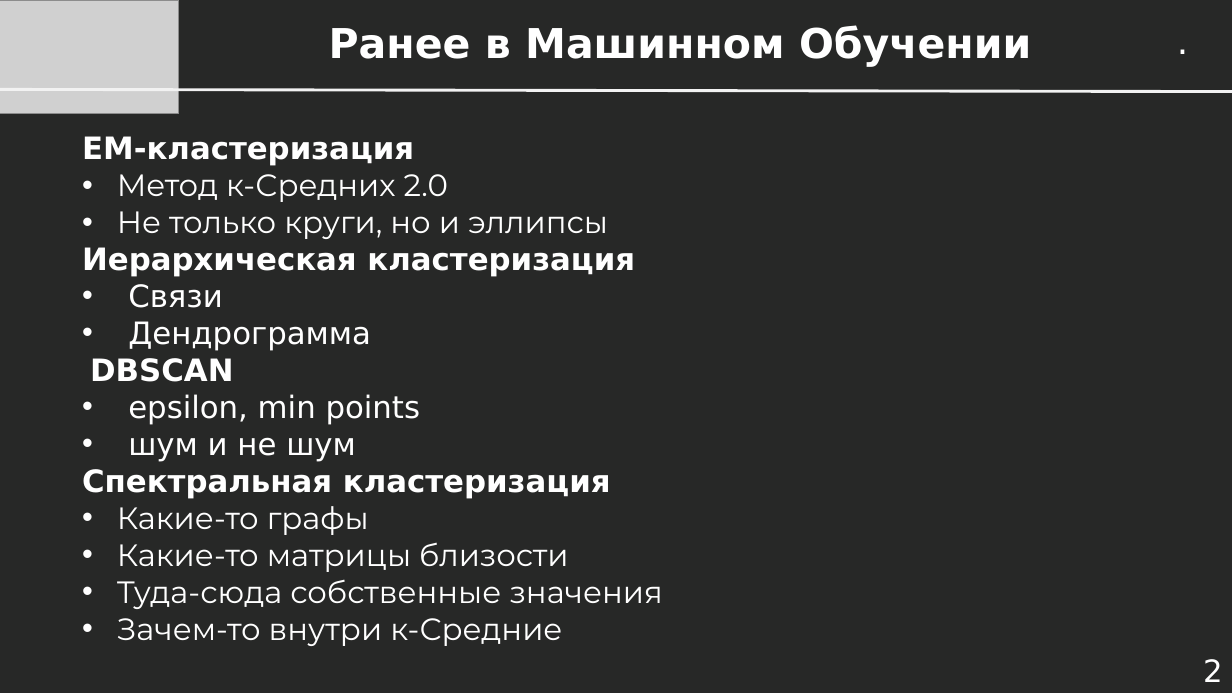
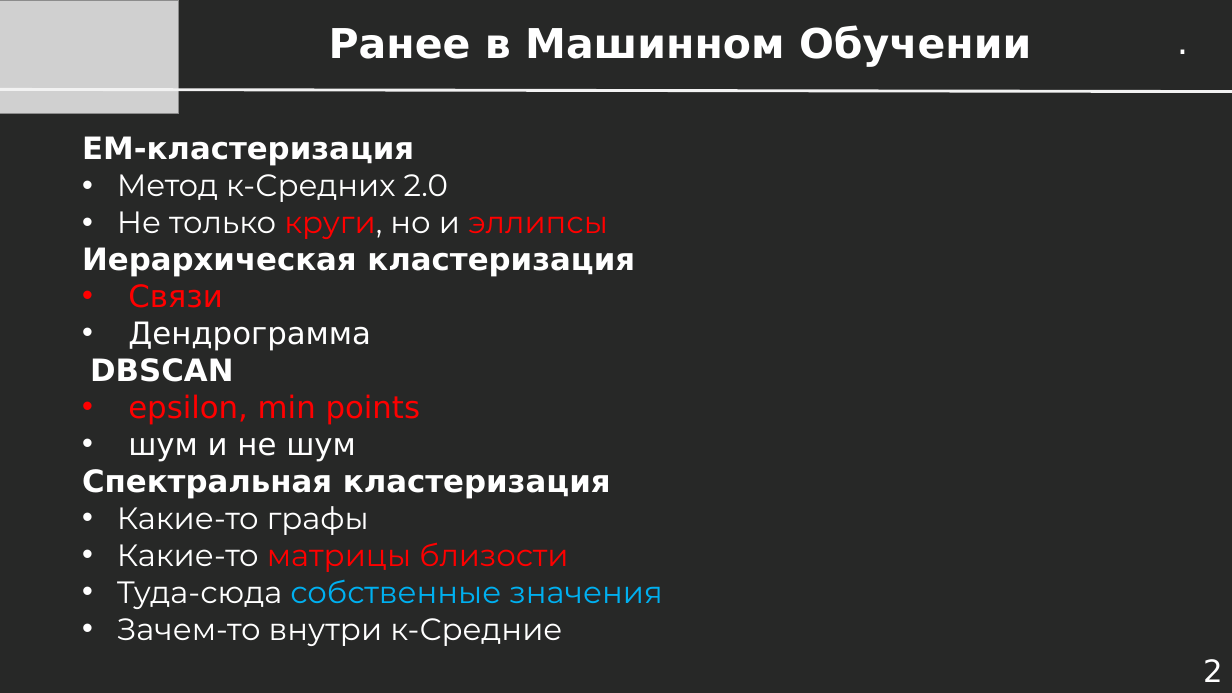
Before and after one commit to dayekb/Study, a slide deck: slide 2 of rus/UrFU/SberML/2023/Presentations/Лекция 1.10 - Кросс-валидация и Конструирование Признаков.pptx. Drawn at 1232x693 pixels with LibreOffice and Linux fonts; fonts in the diff are those of the drawing; grey boxes stand for pictures. Boxes give left, top, right and bottom in pixels: in the first picture for what was removed or moved away, otherwise in the second. Text is boxed around its words. In the diff, an @@ line names an element or a change of style, - is before the commit and + after.

```diff
--- a/rus/UrFU/SberML/2023/Presentations/Лекция 1.10 - Кросс-валидация и Конструирование Признаков.pptx
+++ b/rus/UrFU/SberML/2023/Presentations/Лекция 1.10 - Кросс-валидация и Конструирование Признаков.pptx
@@ text at <box>117,211,662,609</box>: text colour #FFFFFF to #FF0000 in "круги, эллипсы", "Связи", "epsilon, min points", "матрицы близости"; text colour #FFFFFF to #00B0F0 in "собственные значения" @@
```
Also in this commit, not shown: 10 other slides changed, 12 slides added, 3 other files.
